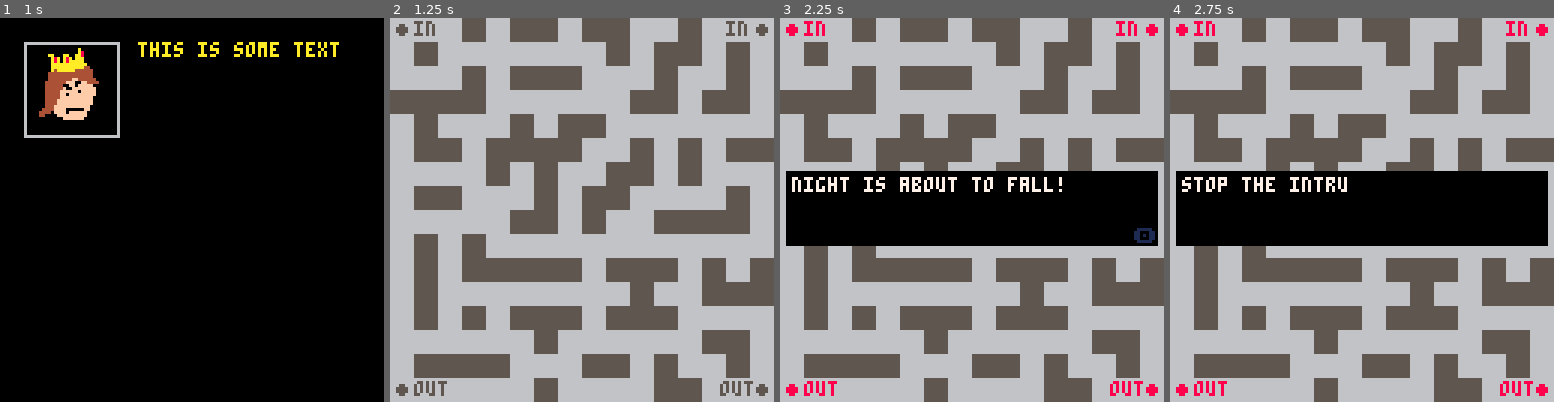
Above: before the commit, frames 1-4 (left to right).
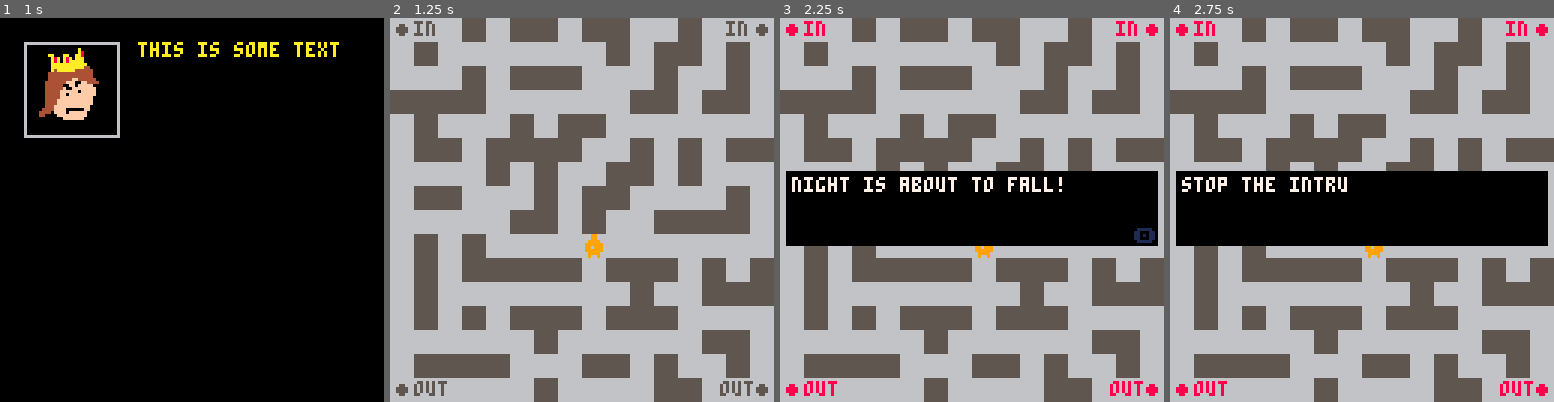
Above: after the commit, the same moments.

Repository: trashtiergames/gmtk-jam-2023
Game: PICO-8 cartridge gmtk-jam-2023.p8
The game is run twice, just before and just after one commit, with the same random seed, the same clock (stepped at 60 frames per second) and the same inputs.
Inputs:
- Up to frame 1 (1 s): tap X (X key) at 0.33 s; tap O (Z key) at 0.7 s
- Up to frame 2 (1.25 s): tap X (X key) at 1.07 s
- Up to frame 3 (2.25 s): hold Right 1.6-2.1 s; tap O (Z key) at 1.7, 2.1 s; tap X (X key) at 1.85 s; hold Up from 2.15 s (still down)
- Up to frame 4 (2.75 s): release Up at 2.42 s; hold Right from 2.47 s (still down); tap O (Z key) at 2.5 s

Frame 1 is identical in both runs. In frame 2, 0.2% of the frame differs, in the area x 50-56%, y 56-63%; in frame 3, 0.1%; in frame 4, 0.1%.

Commit message:
Add nightfall state

Diff:
--- a/src/states/arrive_state.lua
+++ b/src/states/arrive_state.lua
@@ -1,6 +1,7 @@
 arrive_state = class()
 
 function arrive_state:init()
+  self.player = player()
   self.sneaky = sneaky(-1, 0, path_b)
   self.sneaky.gx = -1
   self.start_wait_timer = 0
@@ -46,9 +47,10 @@
   map(0, 0, 0, 0)
   pal()
   self.sneaky:draw()
+  self.player:draw()
 end
 
 function arrive_state:after_textboxes()
   textbox_y_offset = 50
-  state_machine.current_state = state_machine.states.play_state
+  state_machine.current_state = state_machine.states.nightfall_state
 end
--- a/src/states/day_state.lua
+++ b/src/states/day_state.lua
@@ -7,6 +7,7 @@
   self.msg_trigger = 1
   self.msg_triggered = false
   self.red = false
+  self.player = player()
 end
 
 function day_state:update()
@@ -29,7 +30,7 @@
   pal(palette_swap_table)
   map(0, 0, 0, 0)
   pal()
-
+  self.player:draw()
   if (not self.red) pal(8, 5)
 
   -- top left
--- a/src/states/nightfall_state.lua
+++ b/src/states/nightfall_state.lua
@@ -1,15 +1,37 @@
 nightfall_state = class()
 
 function nightfall_state:init()
-
+  self.player = player()
+  self.sneaky = sneaky(0, 0, path_a)
+  self.clip_w = 128
+  self.start_wait_timer = 0
+  self.start_wait_amount = 1
 end
 
 function nightfall_state:update()
-  -- if (btnp(5)) state_machine.current_state = state_machine.states.day_state
+  if self.clip_w > 0 then
+    self.clip_w -= 1
+  elseif self.clip_w == 0 then
+    if self.start_wait_timer < self.start_wait_amount then
+      self.start_wait_timer += 1/60
+    else
+      state_machine.current_state = state_machine.states.play_state
+    end
+  end
 end
 
 function nightfall_state:draw()
-	-- cls()
-  -- spr(8, 8, 8, 4, 4)
-  -- print("this is some text", 46, 8, 10)
+	cls()
+
+  -- draw dark part
+  map(0, 0, 0, 0)
+
+  -- draw bright part
+  clip(0, 0, self.clip_w, 128)
+  pal(palette_swap_table)
+  map(0, 0, 0, 0)
+  pal()
+  self.sneaky:draw()
+  clip()
+  self.player:draw()
 end
--- a/src/states/play_state.lua
+++ b/src/states/play_state.lua
@@ -2,13 +2,11 @@
 
 function play_state:init()
   points = 0
-  -- sunny = false
   player = player()
   sneaky = sneaky(0, 0, path_a)
 end
 
 function play_state:update()
-  if (btnp(5)) sunny = true debug = "btn 5 pressed"
   sneaky:update()
   player:update()
   update_light(player.direction)
@@ -26,15 +24,11 @@
     player.light.w,
     player.light.h
   )
-  -- if sunny then
-  --   pal(palette_swap_table)
-  --   -- pal(5, 6)
-  --   -- -- palt(0, false)
-  --   -- pal(0, 5)
-  --   map(0, 0, 0, 0)
-  -- end
-  -- sneaky:draw()
+
+  pal(palette_swap_table)
+  map(0, 0, 0, 0)
   pal()
+
   clip()
   sneaky:draw()
   print(debug, 0, 100)
